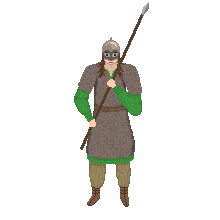
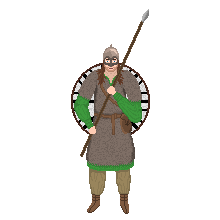
Layered file, before and after one edit (220x220). Changes by layer:
painted on "Background" over [71, 2, 150, 214]
added layer "shield" over [71, 62, 150, 141]
